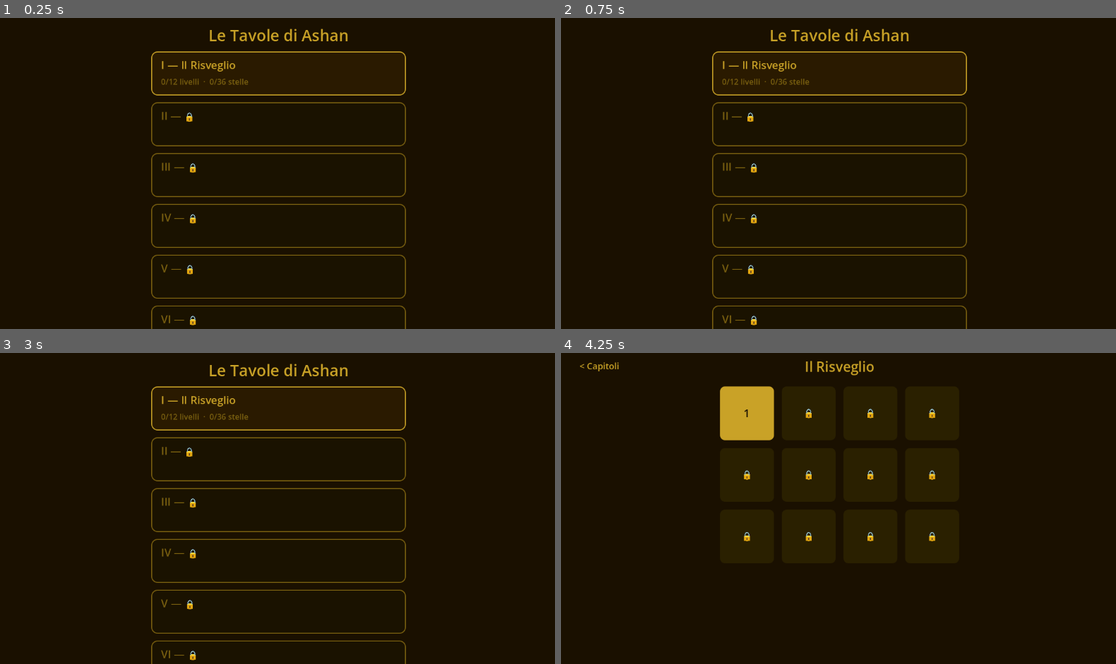
Above: before the commit, frames 1-4 (two rows, left to right).
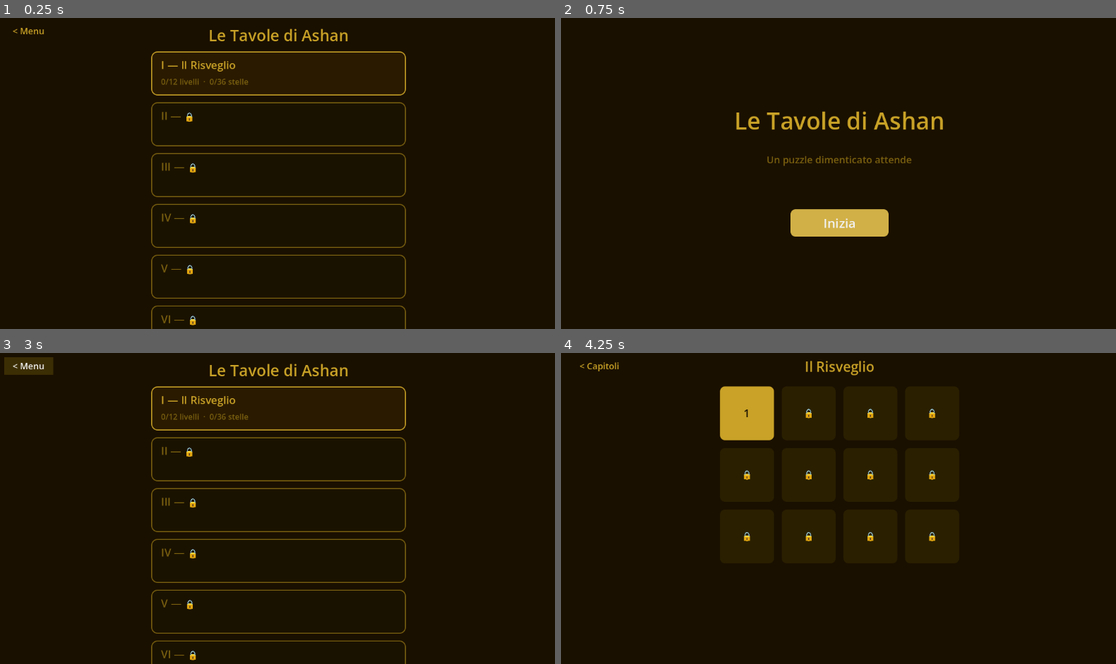
Above: after the commit, the same moments.

Repository: teologoeretico1975/LeTavoleDiAshan
Game: Godot game, scene res://scenes/ui/ChapterSelect.tscn
Two runs of this game, one before a commit and one after it. Both use one fixed random seed, a clock stepped at 60 frames per second and the inputs below.
Inputs (mouse positions are in pixels of both pictures, inside the frame that each line leads up to):
- Up to frame 1 (0.25 s): no input
- Up to frame 2 (0.75 s): click (588, 30) at 0.5 s, where only the run after the commit has a clickable "< Menu"
- Up to frame 3 (3 s): click (277, 558) at 1.25 s, where only the run after the commit has a clickable "Inizia"; click (277, 408) at 2 s; click "< Capitoli" at 2.75 s
- Up to frame 4 (4.25 s): click (838, 408) at 3.5 s

The runs differ from the first frame. In frame 1, less than 0.1% of the frame differs, in the area x 2-8%, y 3-6%; in frame 2, 6.0%, in the area x 27-74%, y 3-100%; in frame 3, 0.5%; in frame 4, nothing differs.

Commit message:
Fase 6g-6h: Level Complete overlay and MainMenu
- LevelCompletePanel: procedural overlay with sequential star reveal,
  moves/par label, "< Mappa" and "Avanti →" buttons; handles last-level
  case with placeholder message
- _is_solved flag: permanent input lock distinct from _is_animating
- MainMenu: title, tagline, single "Inizia" button; set as Main Scene
- GameManager: goto_main_menu() navigation function
- ChapterSelect: "< Menu" button wired to goto_main_menu()
- Update CLAUDE.md and README with current project state

Co-Authored-By: Claude Sonnet 4.6 <noreply@anthropic.com>

Diff:
--- /dev/null
+++ b/scenes/ui/MainMenu.tscn
@@ -0,0 +1,12 @@
+[gd_scene format=3 uid="uid://main_menu_scene"]
+
+[ext_resource type="Script" path="res://scripts/ui/MainMenu.gd" id="1_mainmenu"]
+
+[node name="MainMenu" type="Control"]
+layout_mode = 3
+anchors_preset = 15
+anchor_right = 1.0
+anchor_bottom = 1.0
+grow_horizontal = 2
+grow_vertical = 2
+script = ExtResource("1_mainmenu")
--- a/scripts/managers/game_manager.gd
+++ b/scripts/managers/game_manager.gd
@@ -55,3 +55,9 @@
 # Chiamato da LevelSelect (pulsante "< Capitoli").
 func goto_chapter_select() -> void:
 	get_tree().change_scene_to_file("res://scenes/ui/ChapterSelect.tscn")
+
+
+# Torna al menu principale.
+# Chiamato da ChapterSelect (pulsante "< Menu").
+func goto_main_menu() -> void:
+	get_tree().change_scene_to_file("res://scenes/ui/MainMenu.tscn")
--- a/scripts/ui/ChapterSelect.gd
+++ b/scripts/ui/ChapterSelect.gd
@@ -62,6 +62,23 @@
 
 
 func _setup_header() -> void:
+	var back_btn := Button.new()
+	back_btn.name = "BackBtn"
+	back_btn.text = "< Menu"
+	back_btn.add_theme_font_size_override("font_size", 18)
+	back_btn.add_theme_color_override("font_color", COL_GOLD)
+	var style_n := StyleBoxFlat.new()
+	style_n.bg_color = Color(0, 0, 0, 0)
+	var style_h := StyleBoxFlat.new()
+	style_h.bg_color = Color(1.0, 0.85, 0.1, 0.15)
+	back_btn.add_theme_stylebox_override("normal",  style_n)
+	back_btn.add_theme_stylebox_override("hover",   style_h)
+	back_btn.add_theme_stylebox_override("pressed", style_h)
+	back_btn.position = Vector2(16.0, 20.0)
+	back_btn.size     = Vector2(100.0, 36.0)
+	add_child(back_btn)
+	back_btn.pressed.connect(_on_back_to_menu)
+
 	var lbl := Label.new()
 	lbl.name = "LabelTitle"
 	lbl.text = "Le Tavole di Ashan"
@@ -212,3 +229,9 @@
 	var gm: Node = get_node_or_null("/root/GameManager")
 	if gm != null:
 		gm.goto_level_select(ch)
+
+
+func _on_back_to_menu() -> void:
+	var gm: Node = get_node_or_null("/root/GameManager")
+	if gm != null:
+		gm.goto_main_menu()
--- /dev/null
+++ b/scripts/ui/MainMenu.gd
@@ -0,0 +1,89 @@
+# scripts/ui/MainMenu.gd
+#
+# Schermata iniziale del gioco. Scope minimo: titolo, tagline, pulsante "Inizia".
+# Pulsanti aggiuntivi (Continua, Impostazioni, Daily Puzzle, Credits) verranno
+# aggiunti quando le relative funzionalità saranno implementate.
+
+extends Control
+
+
+const COL_BG   := Color("1a1000")
+const COL_GOLD := Color("c9a227")
+
+
+func _ready() -> void:
+	if Engine.is_editor_hint():
+		return
+
+	set_anchors_preset(Control.PRESET_FULL_RECT)
+
+	var bg := ColorRect.new()
+	bg.color = COL_BG
+	bg.set_anchors_preset(Control.PRESET_FULL_RECT)
+	add_child(bg)
+
+	var vbox := VBoxContainer.new()
+	vbox.alignment = BoxContainer.ALIGNMENT_CENTER
+	vbox.add_theme_constant_override("separation", 32)
+	vbox.anchor_left   = 0.0
+	vbox.anchor_right  = 1.0
+	vbox.anchor_top    = 0.0
+	vbox.anchor_bottom = 1.0
+	add_child(vbox)
+
+	var lbl_title := Label.new()
+	lbl_title.text = "Le Tavole di Ashan"
+	lbl_title.horizontal_alignment = HORIZONTAL_ALIGNMENT_CENTER
+	lbl_title.add_theme_font_size_override("font_size", 48)
+	lbl_title.add_theme_color_override("font_color", COL_GOLD)
+	lbl_title.mouse_filter = Control.MOUSE_FILTER_IGNORE
+	vbox.add_child(lbl_title)
+
+	var lbl_tag := Label.new()
+	lbl_tag.text = "Un puzzle dimenticato attende"
+	lbl_tag.horizontal_alignment = HORIZONTAL_ALIGNMENT_CENTER
+	lbl_tag.add_theme_font_size_override("font_size", 20)
+	lbl_tag.add_theme_color_override("font_color", Color("7a6010"))
+	lbl_tag.mouse_filter = Control.MOUSE_FILTER_IGNORE
+	vbox.add_child(lbl_tag)
+
+	# Spacer vuoto per separare visivamente tagline e pulsante.
+	var spacer := Control.new()
+	spacer.custom_minimum_size = Vector2(0, 24)
+	vbox.add_child(spacer)
+
+	var btn := Button.new()
+	btn.text = "Inizia"
+	btn.add_theme_font_size_override("font_size", 26)
+	btn.add_theme_color_override("font_color", Color("1a1000"))
+	btn.custom_minimum_size = Vector2(200, 56)
+	var s_normal := StyleBoxFlat.new()
+	s_normal.bg_color = COL_GOLD
+	s_normal.corner_radius_top_left     = 10
+	s_normal.corner_radius_top_right    = 10
+	s_normal.corner_radius_bottom_left  = 10
+	s_normal.corner_radius_bottom_right = 10
+	var s_hover := StyleBoxFlat.new()
+	s_hover.bg_color = COL_GOLD.lightened(0.15)
+	s_hover.corner_radius_top_left     = 10
+	s_hover.corner_radius_top_right    = 10
+	s_hover.corner_radius_bottom_left  = 10
+	s_hover.corner_radius_bottom_right = 10
+	btn.add_theme_stylebox_override("normal",  s_normal)
+	btn.add_theme_stylebox_override("hover",   s_hover)
+	btn.add_theme_stylebox_override("pressed", s_hover)
+	# Centra il pulsante orizzontalmente dentro il VBox usando un HBox wrapper.
+	# VBoxContainer estende i figli a tutta la larghezza — senza wrapper il
+	# pulsante occuperebbe l'intera larghezza dello schermo.
+	var hbox := HBoxContainer.new()
+	hbox.alignment = BoxContainer.ALIGNMENT_CENTER
+	hbox.add_child(btn)
+	vbox.add_child(hbox)
+
+	btn.pressed.connect(_on_start_pressed)
+
+
+func _on_start_pressed() -> void:
+	var gm: Node = get_node_or_null("/root/GameManager")
+	if gm != null:
+		gm.goto_chapter_select()
Not shown, changed: CLAUDE.md
Not shown, changed: README.md
